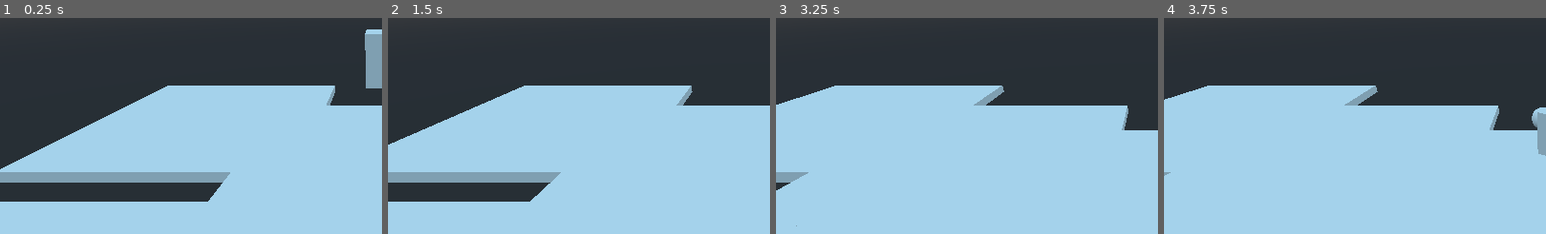
Above: before the commit, frames 1-4 (left to right).
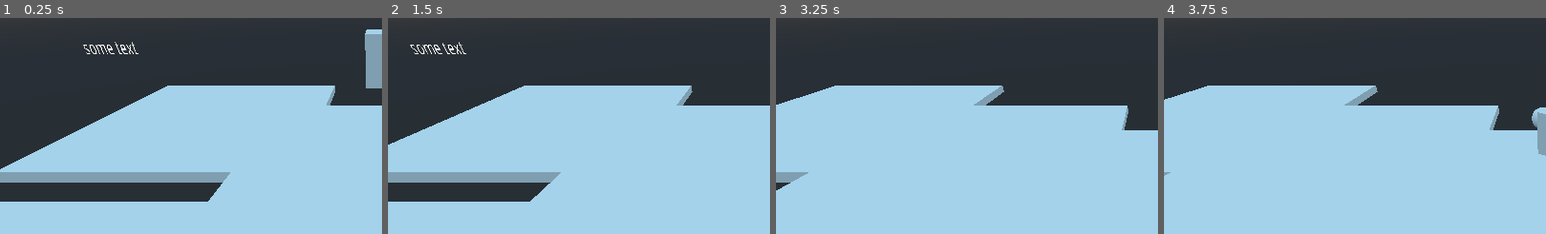
Above: after the commit, the same moments.

Repository: jonjondev/bendt-investigations
Game: Godot game, scene res://src/Main.tscn
Two runs of this game, one before a commit and one after it. Both use one fixed random seed, a clock stepped at 60 frames per second and the inputs below.
Inputs:
- Up to frame 1 (0.25 s): no input
- Up to frame 2 (1.5 s): hold Right (ui_right) 0.53-1.28 s; hold Down (ui_down) from 1.28 s (still down)
- Up to frame 3 (3.25 s): release Down (ui_down) at 2.03 s; hold Right (ui_right) 2.03-2.78 s; hold Up (ui_up) from 2.78 s (still down)
- Up to frame 4 (3.75 s): release Up (ui_up) at 3.53 s; hold Left (ui_left) from 3.53 s (still down)
The pictures show only the part of the screen within x 0-50%, y 15-65%; the shares and areas given below are measured in that part.

The runs differ from the first frame. In frame 1, 0.3% of the frame differs, in the area x 21-37%, y 11-17%; in frame 2, 0.3%; in frame 3, less than 0.1%; in frame 4, nothing differs.

Commit message:
Made text appear in 3D space using viewport textures

Diff:
--- a/src/Main.tscn
+++ b/src/Main.tscn
@@ -1,13 +1,30 @@
-[gd_scene load_steps=5 format=2]
+[gd_scene load_steps=10 format=2]
 
 [ext_resource path="res://src/Player.tscn" type="PackedScene" id=1]
 [ext_resource path="res://src/Camera.gd" type="Script" id=2]
+[ext_resource path="res://assets/DroidSans.ttf" type="DynamicFontData" id=3]
 
 [sub_resource type="CubeMesh" id=1]
 size = Vector3( 5, 0.2, 5 )
 
 [sub_resource type="BoxShape" id=2]
 extents = Vector3( 2.5, 0.1, 2.5 )
+
+[sub_resource type="DynamicFont" id=7]
+size = 26
+font_data = ExtResource( 3 )
+
+[sub_resource type="QuadMesh" id=4]
+
+[sub_resource type="ViewportTexture" id=5]
+viewport_path = NodePath("3DText/Viewport")
+
+[sub_resource type="SpatialMaterial" id=6]
+resource_local_to_scene = true
+flags_transparent = true
+flags_unshaded = true
+flags_albedo_tex_force_srgb = true
+albedo_texture = SubResource( 5 )
 
 [node name="Spatial" type="Spatial"]
 
@@ -57,3 +74,34 @@
 shape = SubResource( 2 )
 
 [node name="Player" parent="." instance=ExtResource( 1 )]
+
+[node name="3DText" type="Spatial" parent="."]
+transform = Transform( 2, 0, 0, 0, 2, 0, 0, 0, 0, -4.25656, 1.94011, 0 )
+
+[node name="Viewport" type="Viewport" parent="3DText"]
+size = Vector2( 280, 180 )
+transparent_bg = true
+hdr = false
+usage = 0
+render_target_v_flip = true
+render_target_update_mode = 3
+
+[node name="Control" type="Control" parent="3DText/Viewport"]
+anchor_right = 1.0
+anchor_bottom = 1.0
+__meta__ = {
+"_edit_use_anchors_": false
+}
+
+[node name="Label" type="Label" parent="3DText/Viewport/Control"]
+anchor_right = 1.0
+anchor_bottom = 1.0
+custom_fonts/font = SubResource( 7 )
+text = "some text"
+align = 1
+valign = 1
+autowrap = true
+
+[node name="BillboardQuad" type="MeshInstance" parent="3DText"]
+mesh = SubResource( 4 )
+material/0 = SubResource( 6 )
